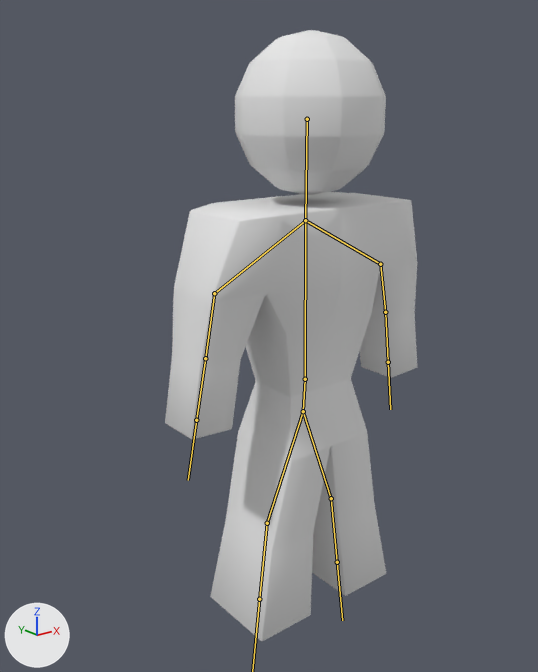
The FBX model Assets/Models/dude.fbx as it was, and as the next commit left it.
Both versions are drawn from a 50 mm lens placed at (-6.52, -7.37, 6.97), pointed at (-0.32, 0.37, 3.87). The lights are fixed; the arrows at lower left show +X, +Y and +Z. The bones that bend it are drawn over the model as lines.
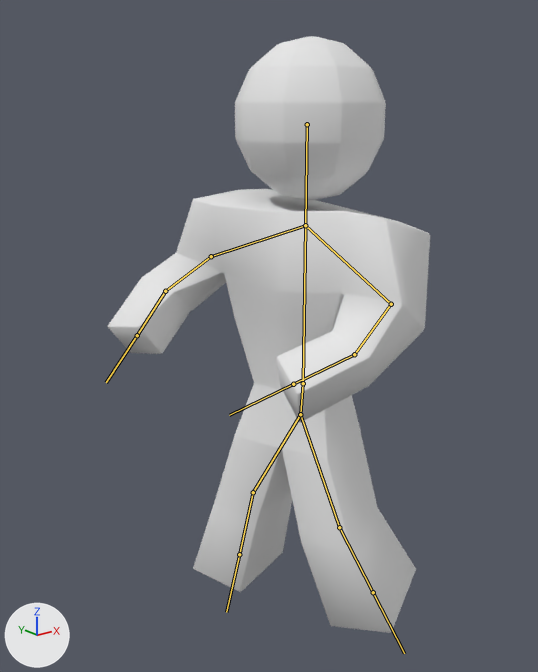
The newer file adds an action. The first version stands in its rest pose; the second is drawn at frame 8 of the action 'Armature|Melt'.

What differs and where, as boxes (x1, y1, x2, y2) in the pictures (538 x 672 px):
```json
{"object": "Cube", "change": "posed", "before": [165, 30, 417, 641], "after": [108, 36, 430, 633], "on screen": "28% wider"}
{"bone": "Bone", "before": "(307, 119) to (305, 220)", "after": "(307, 124) to (305, 225)"}
{"bone": "Bone.001", "before": "(305, 220) to (380, 264)", "after": "(305, 225) to (391, 304)"}
{"bone": "Bone.002", "before": "(380, 264) to (385, 312)", "after": "(391, 304) to (354, 354)"}
{"bone": "Bone.003", "before": "(385, 312) to (388, 362)", "after": "(354, 354) to (293, 384)"}
{"bone": "Bone.004", "before": "(305, 220) to (214, 293)", "after": "(305, 225) to (211, 256)"}
{"bone": "Bone.005", "before": "(214, 293) to (205, 358)", "after": "(211, 256) to (165, 291)"}
{"bone": "Bone.006", "before": "(205, 358) to (196, 420)", "after": "(165, 291) to (137, 335)"}
{"bone": "Bone.007", "before": "(305, 220) to (305, 379)", "after": "(305, 225) to (303, 383)"}
{"bone": "Bone.009", "before": "(303, 411) to (267, 523)", "after": "(300, 414) to (253, 492)"}
{"bone": "Bone.011", "before": "(303, 411) to (331, 498)", "after": "(300, 414) to (339, 527)"}
{"bone": "Bone.012", "before": "(331, 498) to (337, 562)", "after": "(339, 527) to (373, 592)"}
```

Scene script edits in JSON lines:
```json
{"block": "bone_bone", "where": "bone_bone = bpy.data.objects['Armature'].pose.bones['Bone']"}
{"op": "set", "path": "bone_bone.location", "old": "(0.0, 0.0, 0.0)", "new": "(0.0, 0.07, 0.0)"}
{"block": "bone_bone_001", "where": "bone_bone_001 = bpy.data.objects['Armature'].pose.bones['Bone.001']  # child of 'Bone'"}
{"op": "set", "path": "bone_bone_001.rotation_quaternion", "old": "(1.0, 0.0, 0.0, 0.0)", "new": "(0.768, -0.084, 0.215, -0.597)", "note": "degrees (0, 0, 0) -> degrees (-23, 13, -78)"}
{"block": "bone_bone_002", "where": "bone_bone_002 = bpy.data.objects['Armature'].pose.bones['Bone.002']  # child of 'Bone.001'"}
{"op": "set", "path": "bone_bone_002.rotation_quaternion", "old": "(1.0, 0.0, 0.0, 0.0)", "new": "(0.945, -0.186, -0.031, -0.266)", "note": "degrees (0, 0, 0) -> degrees (-20, -9, -30)"}
{"block": "bone_bone_003", "where": "bone_bone_003 = bpy.data.objects['Armature'].pose.bones['Bone.003']  # child of 'Bone.002'"}
{"op": "set", "path": "bone_bone_003.rotation_quaternion", "old": "(1.0, 0.0, 0.0, 0.0)", "new": "(0.974, -0.146, -0.073, -0.158)", "note": "degrees (0, 0, 0) -> degrees (-15, -11, -17)"}
{"block": "bone_bone_004", "where": "bone_bone_004 = bpy.data.objects['Armature'].pose.bones['Bone.004']  # child of 'Bone'"}
{"op": "set", "path": "bone_bone_004.rotation_quaternion", "old": "(1.0, 0.0, 0.0, 0.0)", "new": "(0.826, 0.02, 0.189, -0.531)", "note": "degrees (0, 0, 0) -> degrees (-10, 20, -67)"}
{"block": "bone_bone_005", "where": "bone_bone_005 = bpy.data.objects['Armature'].pose.bones['Bone.005']  # child of 'Bone.004'"}
{"op": "set", "path": "bone_bone_005.rotation_quaternion", "old": "(1.0, 0.0, 0.0, 0.0)", "new": "(0.903, 0.166, 0.119, 0.378)", "note": "degrees (0, 0, 0) -> degrees (23, 5, 47)"}
{"block": "bone_bone_006", "where": "bone_bone_006 = bpy.data.objects['Armature'].pose.bones['Bone.006']  # child of 'Bone.005'"}
{"op": "set", "path": "bone_bone_006.rotation_quaternion", "old": "(1.0, 0.0, 0.0, 0.0)", "new": "(0.949, -0.272, 0.15, 0.051)", "note": "degrees (0, 0, 0) -> degrees (-32, 18, 1)"}
{"block": "bone_bone_007", "where": "bone_bone_007 = bpy.data.objects['Armature'].pose.bones['Bone.007']  # child of 'Bone'"}
{"op": "set", "path": "bone_bone_007.rotation_quaternion", "old": "(1.0, 0.0, 0.0, 0.0)", "new": "(0.822, -0.005, 0.569, 0.002)", "note": "degrees (0, 0, 0) -> degrees (-1, 69, 0)"}
{"block": "bone_bone_009", "where": "bone_bone_009 = bpy.data.objects['Armature'].pose.bones['Bone.009']  # child of 'Bone.008'"}
{"op": "set", "path": "bone_bone_009.rotation_quaternion", "old": "(1.0, 0.0, 0.0, 0.0)", "new": "(0.999, 0.041, 0.011, 0.005)", "note": "degrees (0, 0, 0) -> degrees (5, 1, 1)"}
{"block": "bone_bone_011", "where": "bone_bone_011 = bpy.data.objects['Armature'].pose.bones['Bone.011']  # child of 'Bone.008'"}
{"op": "set", "path": "bone_bone_011.rotation_quaternion", "old": "(1.0, 0.0, 0.0, 0.0)", "new": "(0.997, 0.049, -0.033, -0.044)", "note": "degrees (0, 0, 0) -> degrees (6, -4, -5)"}
{"block": "bone_bone_012", "where": "bone_bone_012 = bpy.data.objects['Armature'].pose.bones['Bone.012']  # child of 'Bone.011'"}
{"op": "set", "path": "bone_bone_012.rotation_quaternion", "old": "(1.0, 0.0, 0.0, 0.0)", "new": "(0.984, 0.087, 0.018, 0.153)", "note": "degrees (0, 0, 0) -> degrees (10, 0, 18)"}
```
